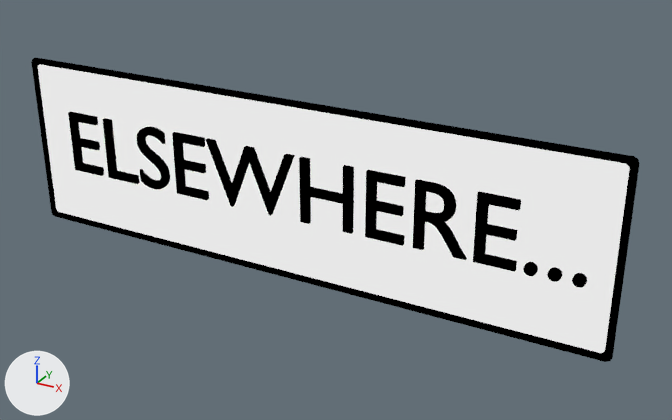
An edit to the Blender file Resources/letter_caption.001.blend, drawn before and after from the same camera.
Before and after are seen from a camera (50 mm lens) standing at (0.449, -0.719, 0.378) and looking at (0.045, 0.016, 0.01). Arrows for +X, +Y and +Z are at lower left; the lights stay in place. Text is drawn in Blender's own font.

Objects in the first picture: 'Caption', 'Text'.
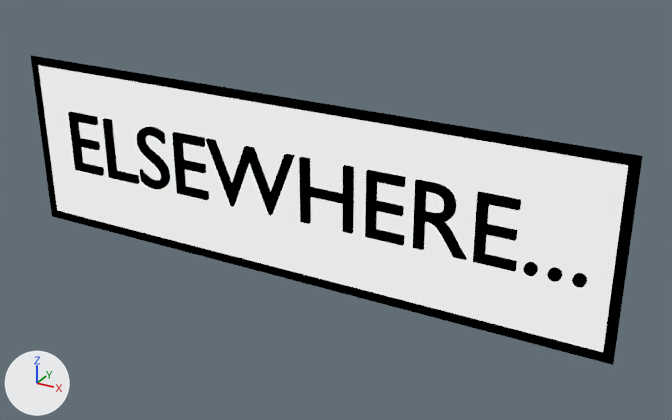
Changed parts and their boxes (x1, y1, x2, y2) in the pictures (672 x 420 px):
'Caption', modifiers changed
    before: (31, 57, 639, 362)
    after: (31, 55, 643, 365)

The change in detail:
Object 'Caption' (ob_caption) has a SUBSURF modifier named 'Subdivision'.
Modifier setting removed (it was levels = 3).
Object 'Caption' (ob_caption) loses its BEVEL modifier named 'Bevel'.
Modifier setting removed (it was width = 0.321).
Modifier setting removed (it was width_pct = 0.321).
Modifier setting removed (it was segments = 2).
Modifier setting removed (it was angle_limit = 1.037).
